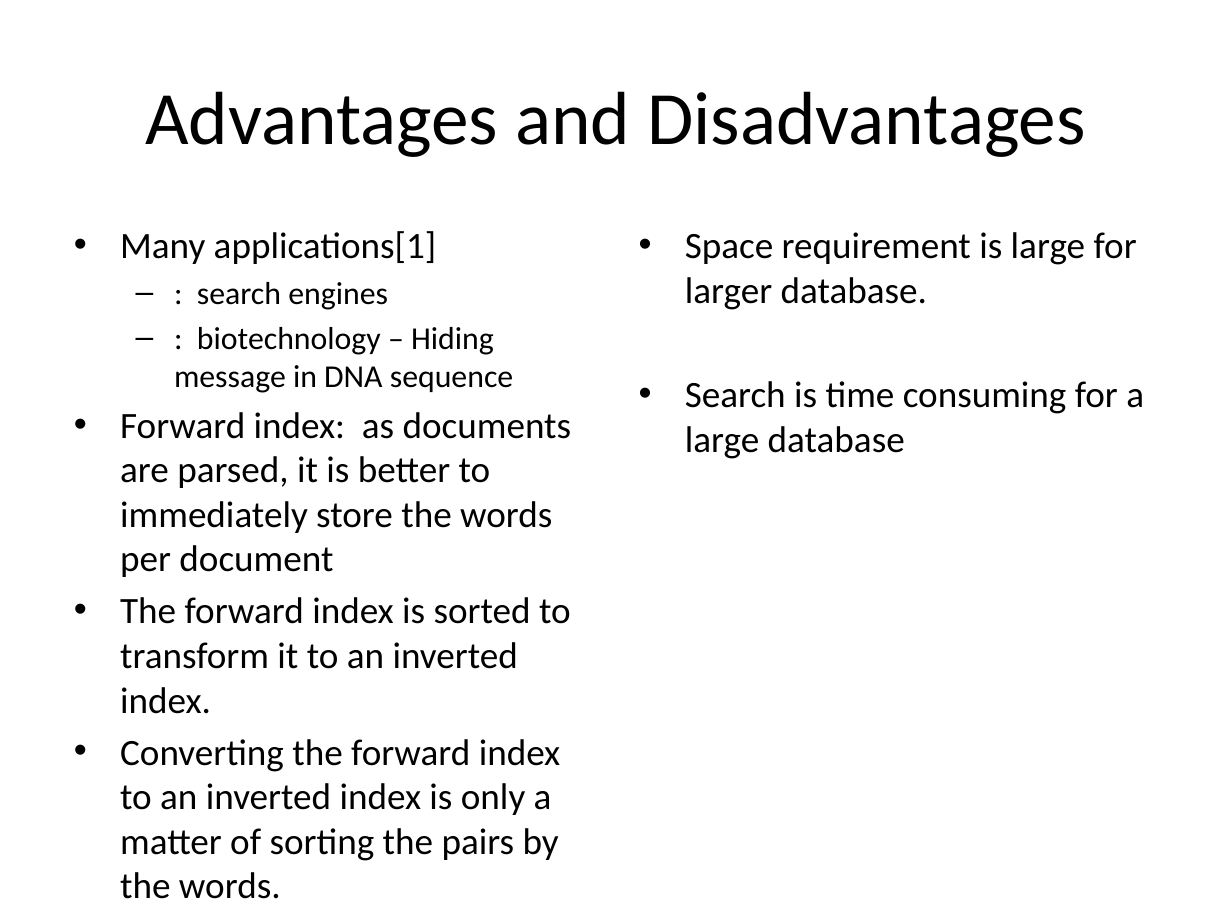
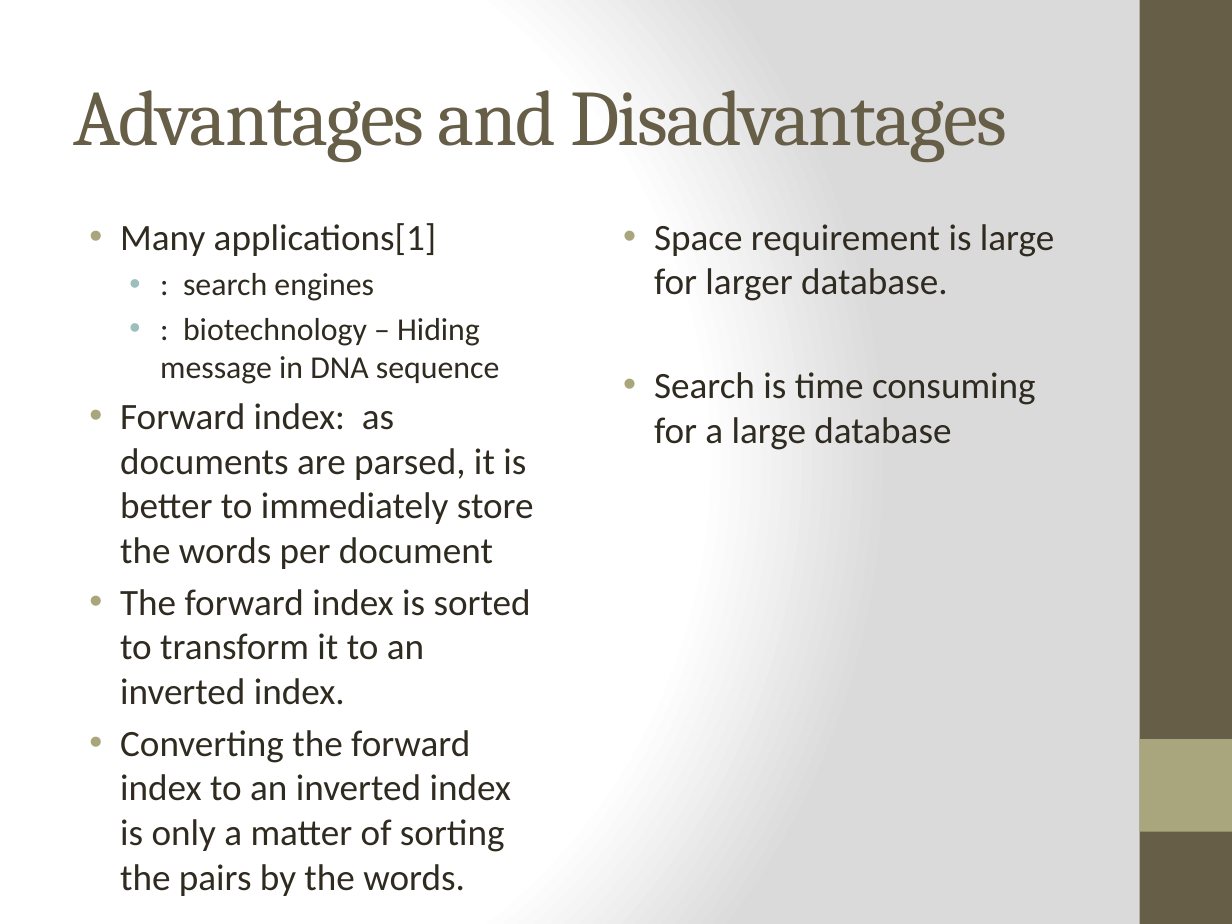
Before and after one commit to prashanthhn25/-emertxe, a slide deck: slide 7 of DataStructure/Project/Doc/Text Indexing.pptx (slide 17 before the commit). Drawn at 1232x924 pixels with LibreOffice and Linux fonts; fonts in the diff are those of the drawing. Boxes give left, top, right and bottom in pixels: in the first picture for what was removed or moved away, otherwise in the second. Text is boxed around its words. In the diff, an @@ line names an element or a change of style, - is before the commit and + after.

```diff
--- a/DataStructure/Project/Doc/Text Indexing.pptx
+++ b/DataStructure/Project/Doc/Text Indexing.pptx
@@ background #FFFFFF to gradient #FFFFFF to #DADADA @@
@@ rectangle added at [1140, 0, 1232, 924], fill #675E47 @@
@@ title "Advantages and Disadvantages" at [74, 90, 1007, 162]: size 44 to 46 pt, font Calibri to Cambria, text colour #000000 to #675E47, letter spacing 0 to -1 pt; alignment centre to left @@
@@ text "Many applications[1]": place and size @@
-text "Many applications[1]" at [120, 231, 572, 899]
+text "Many applications[1]" at [120, 223, 534, 896]
@@ text "Many applications[1]" at [120, 223, 534, 896]: text colour #000000 to #2F2B20; indent changed; bullet – to • @@
@@ text "Space requirement is large for ...": place and size @@
-text "Space requirement is large for ..." at [685, 232, 1144, 459]
+text "Space requirement is large for ..." at [654, 224, 1054, 450]
@@ text "Space requirement is large for ..." at [654, 224, 1054, 450]: text colour #000000 to #2F2B20; indent changed @@
@@ rectangle added at [1140, 739, 1232, 832], fill #A9A57C @@
```
Also in this commit, not shown: 8 other slides changed, 2 slides added, 12 slides removed, 33 other files.
